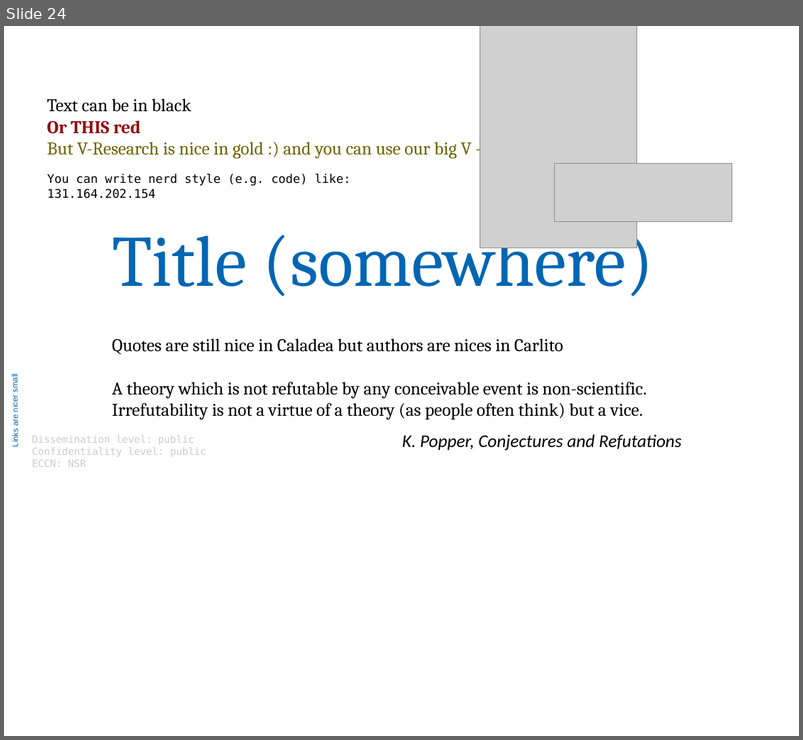
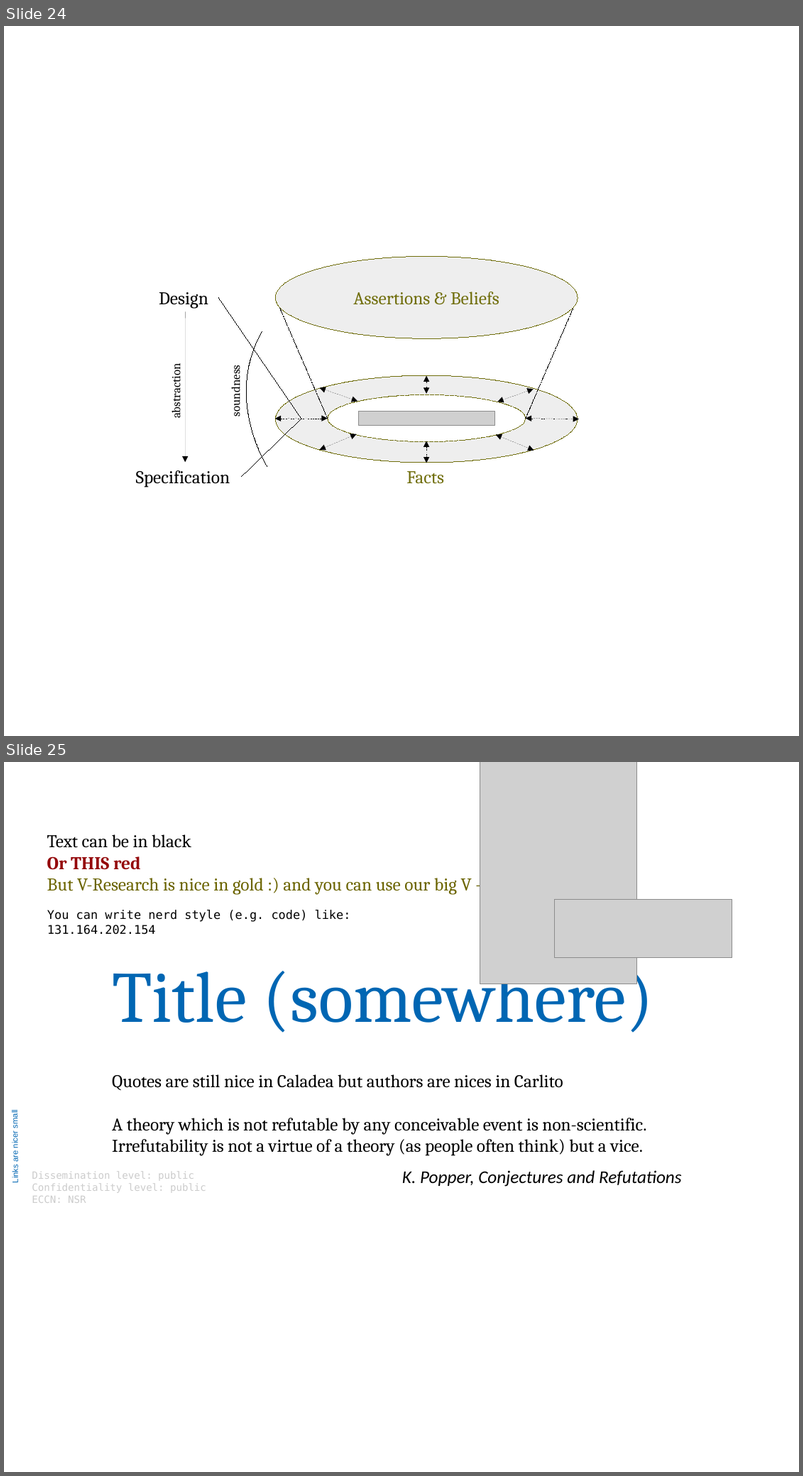
Before and after one commit to v-research/cybersecurity, a slide deck: images/v-research_images_v1.0.odp. Shown one above the other, each under a label of ours: slide 24 before the commit, slides 24 and 25 after it. The pictures are 803x740 and 803x1476 pixels, drawn with LibreOffice and Linux fonts; fonts in the diff are those of the drawing; grey boxes stand for pictures. Boxes give left, top, right and bottom in pixels: in the first picture for what was removed or moved away, otherwise in the second. Text is boxed around its words. In the diff, an @@ line names an element or a change of style, - is before the commit and + after.

```diff
--- a/images/v-research_images_v1.0.odp
+++ b/images/v-research_images_v1.0.odp
@@ slide 24 added at (4,26,799,736), background #FFFFFF @@
@@ ellipse added at (275,256,578,338), fill #EEEEEE, outline #706E0C 0 pt, 18 pt, text #706E0C @@
+Assertions & Beliefs
@@ text added at (159,292,208,309), 18 pt, text #000000 @@
+Design
@@ line added from (301, 419) to (218, 297), #000000 0 pt @@
@@ line added from (275, 297) to (328, 419), #000000 0 pt @@
@@ line added from (578, 297) to (526, 419), #000000 0 pt @@
@@ arrow added from (185, 311) to (185, 463), #000000 0 pt @@
@@ freeform shape added at (246,332,267,467), outline #000000 0 pt @@
@@ text added at (168,368,184,417), 12 pt, text #000000 @@
+abstraction
@@ text added at (228,370,243,415), 12 pt, text #000000 @@
+soundness
@@ ellipse added at (276,375,578,463), fill #EEEEEE, outline #706E0C 0 pt @@
@@ double arrow added from (427, 394) to (427, 376), #000000 0 pt @@
@@ double arrow added from (358, 401) to (320, 388), #000000 0 pt @@
@@ ellipse added at (328,394,527,441), fill #FFFFFF, outline #706E0C 0 pt @@
@@ double arrow added from (497, 402) to (534, 389), #000000 0 pt @@
@@ line added from (301, 419) to (241, 476), #000000 0 pt @@
@@ double arrow added from (275, 419) to (328, 419), #000000 0 pt @@
@@ picture added at (358,412,495,425) @@
@@ double arrow added from (526, 419) to (579, 419), #000000 0 pt @@
@@ double arrow added from (357, 434) to (320, 450), #000000 0 pt @@
@@ double arrow added from (427, 441) to (427, 463), #000000 0 pt @@
@@ double arrow added from (496, 434) to (534, 451), #000000 0 pt @@
@@ text added at (136,470,230,488), 18 pt, text #000000 @@
+Specification
@@ text added at (407,471,444,484), 18 pt, text #706E0C @@
+Facts
@@ what was slide 24 is now slide 25 @@
```
Also in this commit, not shown: 1 other slide added, 1 slide removed, 1 other file.
